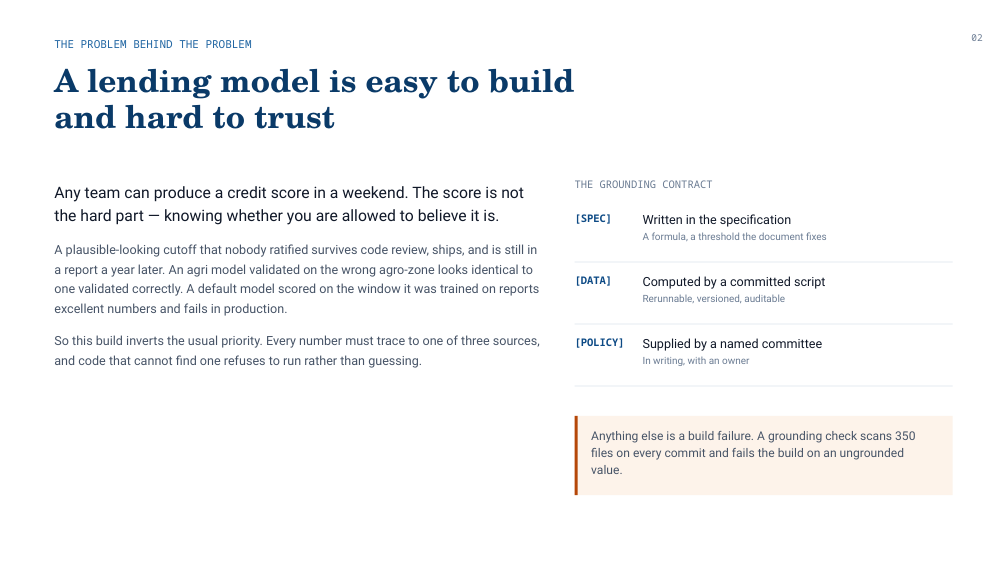
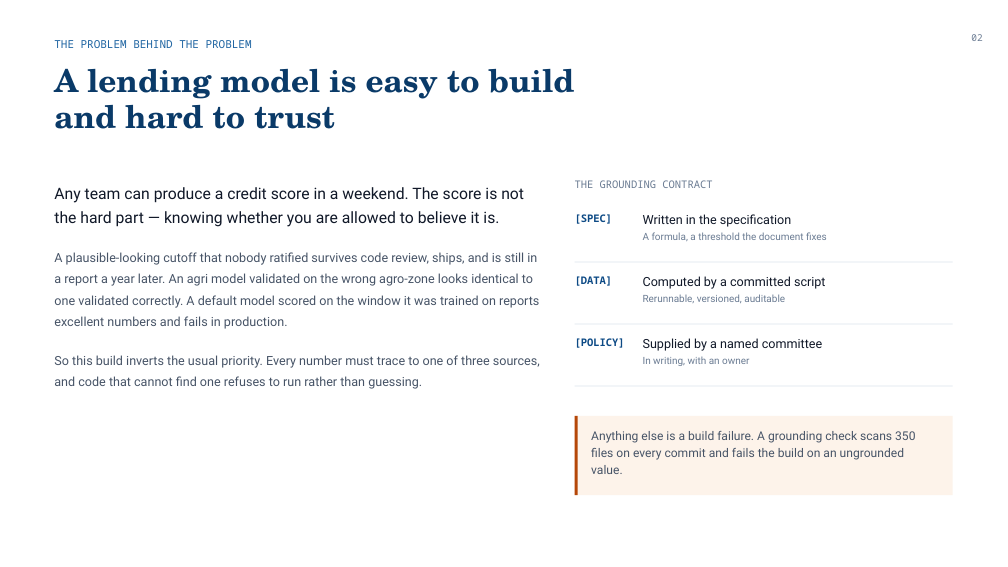
Before and after one commit to Divanshu0212/AILendingHub, a slide deck: slide 2 of Lending_Hub_EPIC_8.pptx. Drawn at 1008x567 pixels with LibreOffice and Linux fonts; fonts in the diff are those of the drawing. Boxes give left, top, right and bottom in pixels: in the first picture for what was removed or moved away, otherwise in the second. Text is boxed around its words. In the diff, an @@ line names an element or a change of style, - is before the commit and + after.

```diff
--- a/Lending_Hub_EPIC_8.pptx
+++ b/Lending_Hub_EPIC_8.pptx
@@ text "Any team can produce a ..." at [54,187,540,389]: line spacing 1.25 to 1.3; more space between paragraphs; line spacing 1.3 to 1.42 @@
```
Also in this commit, not shown: 9 other slides changed, 3 slides added, 1 other file.
